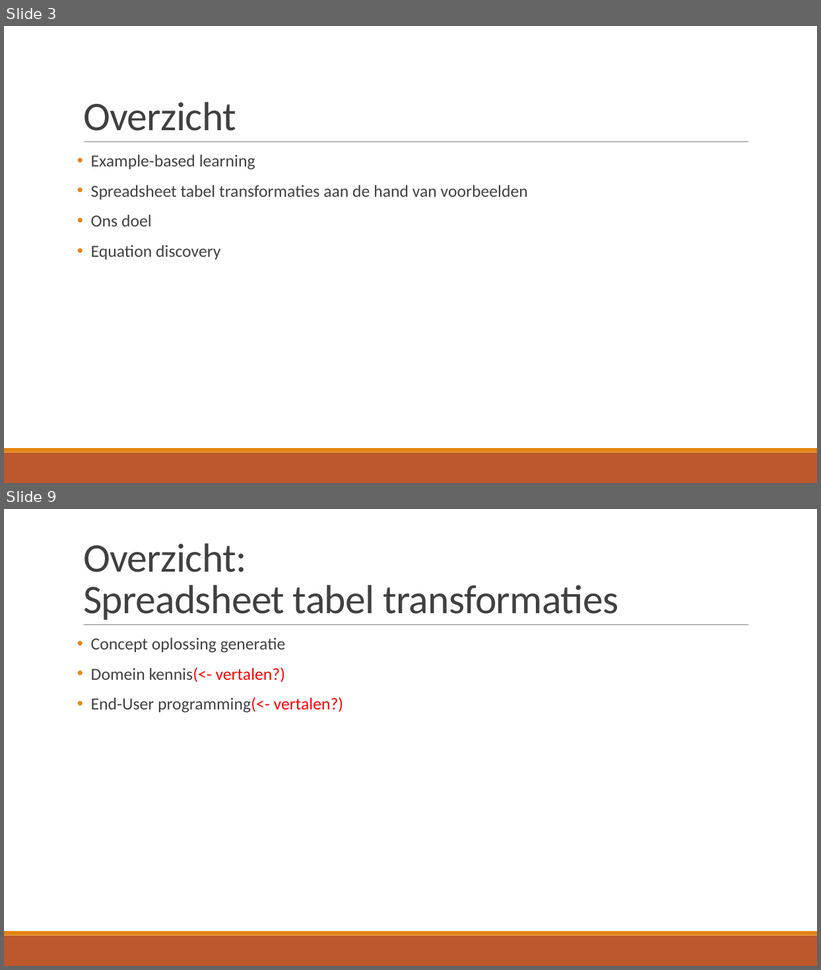
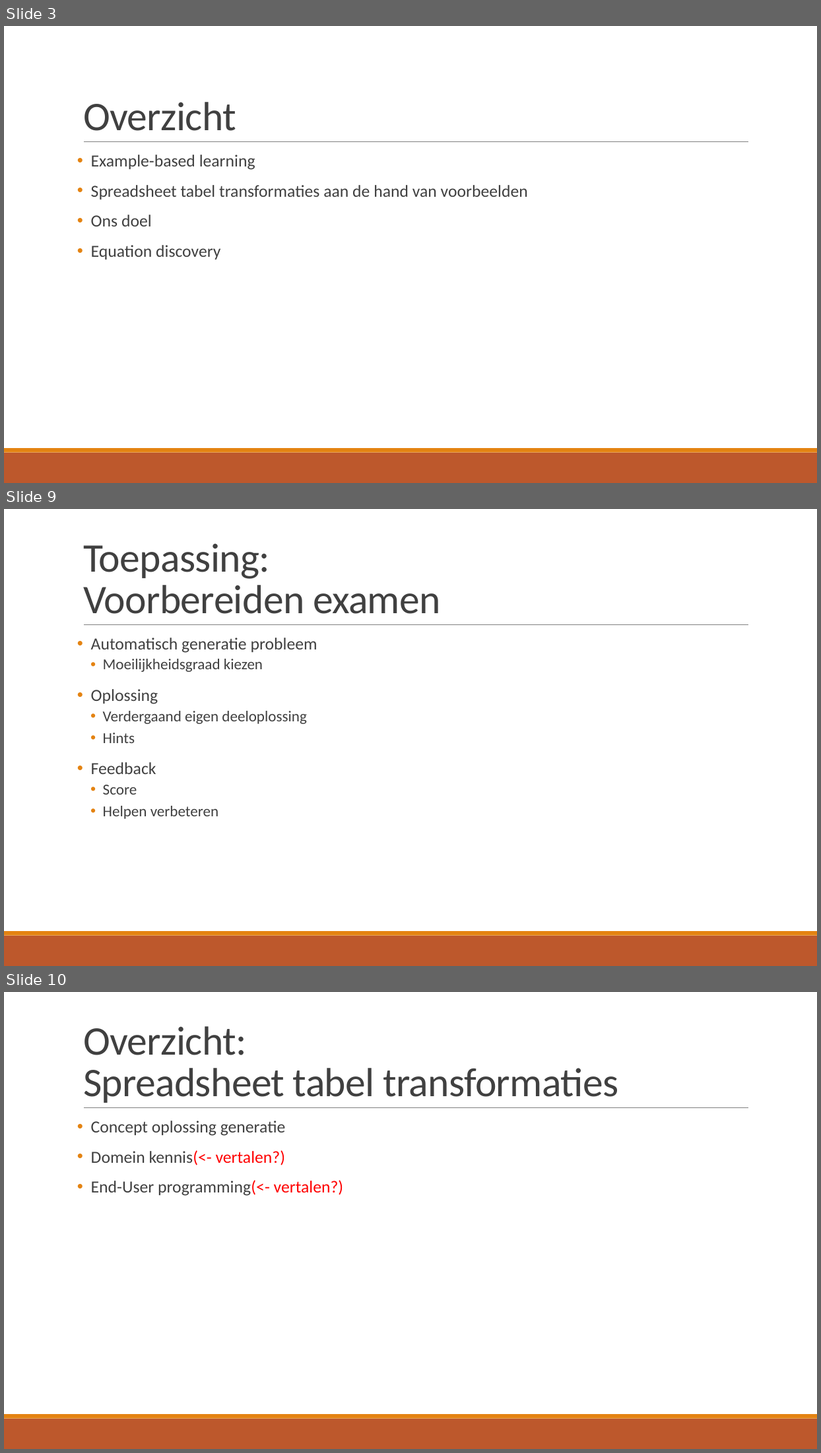
Before and after one commit to TomDeGroote/Bachelorproef, a slide deck: Opdracht 2/Literatuurstudie.pptx. Shown one above the other, each under a label of ours: slides 3 and 9 before the commit, slides 3, 9 and 10 after it; the slides between them are not shown. The pictures are 821x970 and 821x1453 pixels, drawn with LibreOffice and Linux fonts; fonts in the diff are those of the drawing. Boxes give left, top, right and bottom in pixels: in the first picture for what was removed or moved away, otherwise in the second. Text is boxed around its words. In the diff, an @@ line names an element or a change of style, - is before the commit and + after.

```diff
--- a/Opdracht 2/Literatuurstudie.pptx
+++ b/Opdracht 2/Literatuurstudie.pptx
@@ slide 9 added at <box>4,509,817,966</box>, background #FFFFFF; not listed: 3 template elements that a slide beside it also shows @@
@@ title added at <box>83,543,441,614</box>, 48 pt, text #404040 @@
+Toepassing:
+Voorbereiden examen
@@ text added at <box>91,638,318,819</box>, 18 pt, text #404040 @@
+• Automatisch generatie probleem
+  • Moeilijkheidsgraad kiezen
+• Oplossing
+  • Verdergaand eigen deeloplossing
+  • Hints
+• Feedback
+  • Score
+  • Helpen verbeteren
@@ what was slide 9 is now slide 10 @@
```
Also in this commit, not shown: 4 slides changed, 1 other slide added, 2 slides removed.
